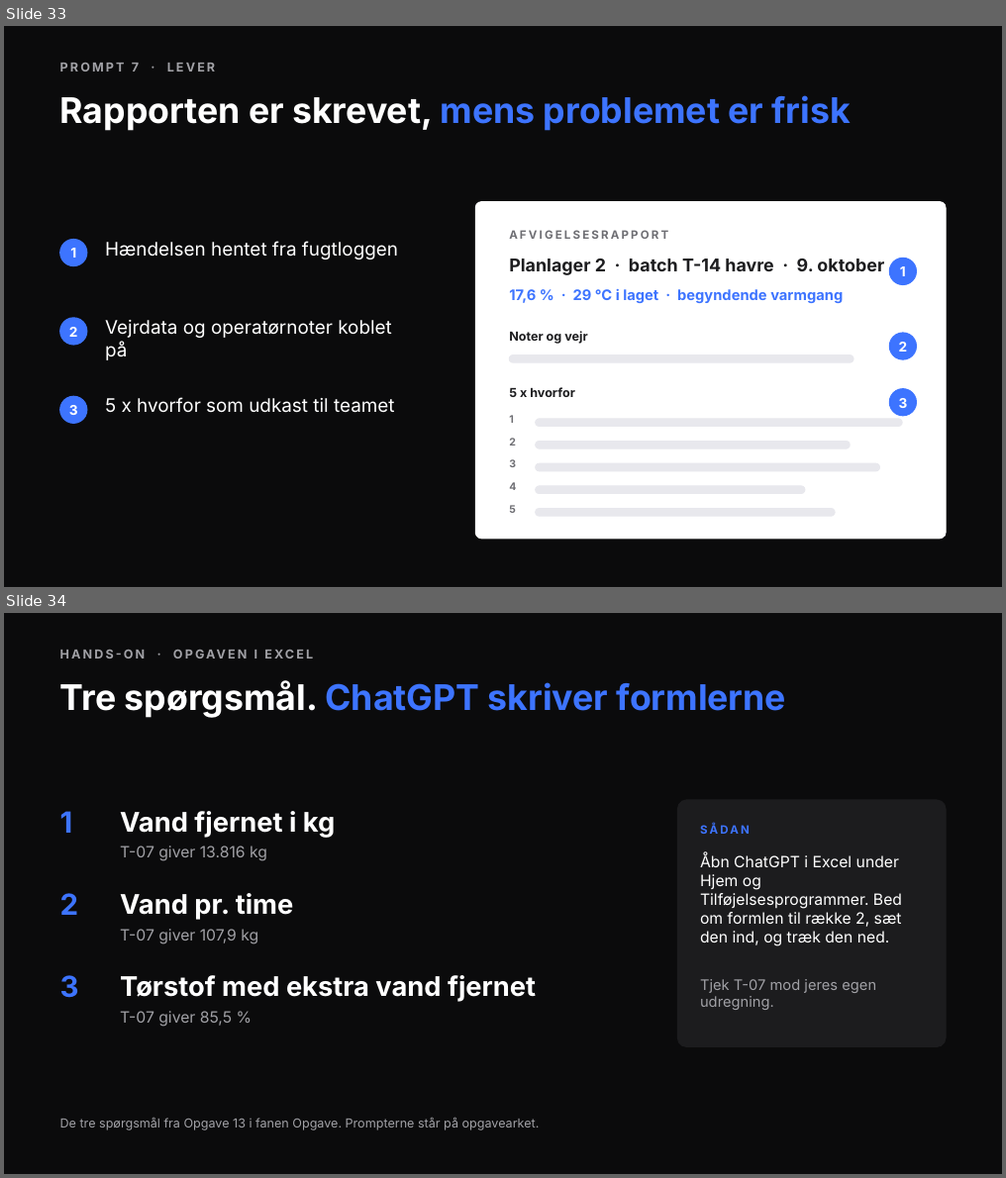
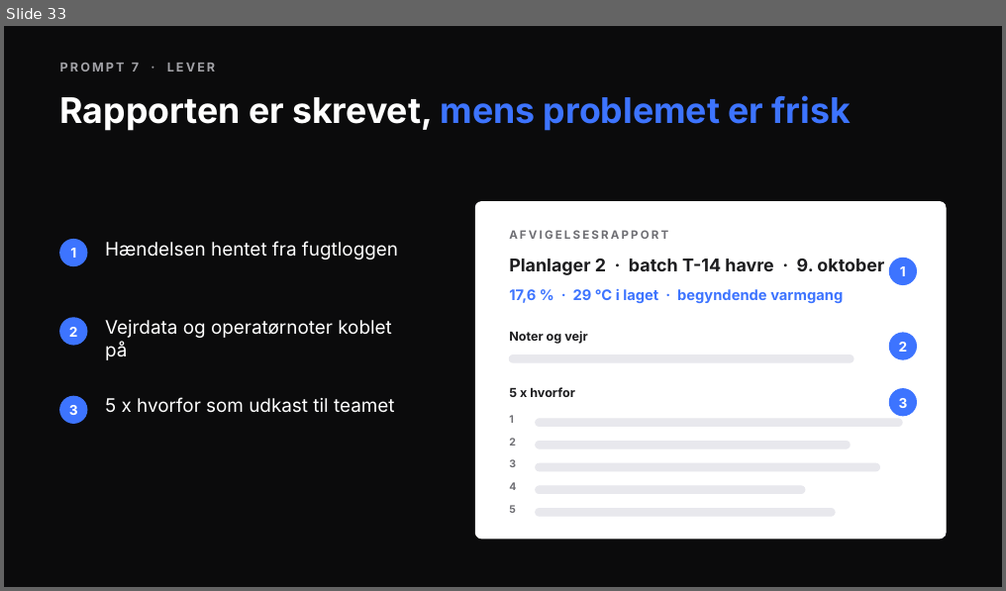
Before and after one commit to andr8769-ui/ucl-ai-undervisning, a slide deck: private/proces/praesentation.pptx. Shown one above the other, each under a label of ours: slides 33 and 34 before the commit, slide 33 after it. The pictures are 1006x1178 and 1006x591 pixels, drawn with LibreOffice and Linux fonts; fonts in the diff are those of the drawing. Boxes give left, top, right and bottom in pixels: in the first picture for what was removed or moved away, otherwise in the second. Text is boxed around its words. In the diff, an @@ line names an element or a change of style, - is before the commit and + after.

```diff
--- a/private/proces/praesentation.pptx
+++ b/private/proces/praesentation.pptx
@@ slide 34 removed at (4,613,1002,1174), background #0B0B0C @@
@@ text removed at (254,650,258,659) @@
-HANDS-ON · OPGAVEN I EXCEL
@@ title removed at (60,680,787,718) @@
-Tre spørgsmål. ChatGPT skriver formlerne
@@ text removed at (60,811,73,833) @@
-1
@@ text removed at (120,811,335,838) @@
-Vand fjernet i kg
@@ rounded rectangle removed at (678,800,945,1048) @@
@@ text removed at (120,846,267,861) @@
-T-07 giver 13.816 kg
@@ text removed at (700,823,925,845) @@
-SÅDAN
@@ text removed at (700,854,902,947) @@
-Åbn ChatGPT i Excel under Hjem og Tilføjelsesprogrammer. Bed om formlen til række 2, sæt den ind, og træk den ned.
@@ text removed at (60,893,78,915) @@
-2
@@ text removed at (120,893,294,920) @@
-Vand pr. time
@@ text removed at (120,929,258,945) @@
-T-07 giver 107,9 kg
@@ text removed at (60,975,79,998) @@
-3
@@ text removed at (120,975,536,1002) @@
-Tørstof med ekstra vand fjernet
@@ text removed at (700,979,876,1010) @@
-Tjek T-07 mod jeres egen udregning.
@@ text removed at (120,1011,232,1027) @@
-T-07 giver 85,5 %
@@ text removed at (60,1117,540,1131) @@
-De tre spørgsmål fra Opgave 13 i fanen Opgave. Prompterne står på opgavearket.
```
Also in this commit, not shown: 1 slide changed, 2 slides added, 1 other slide removed, 16 other files.
